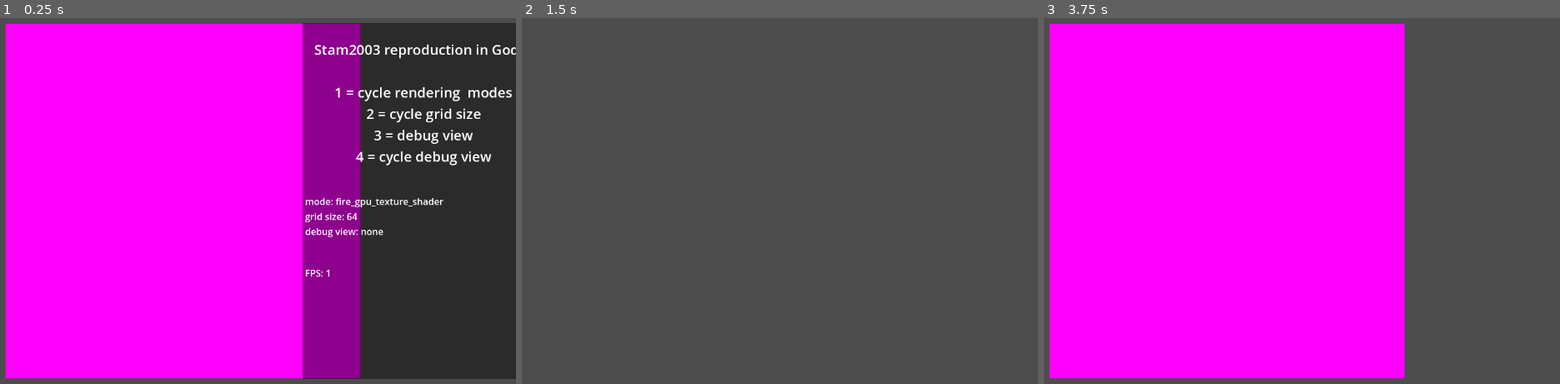
Above: before the commit, frames 1-3 (left to right).
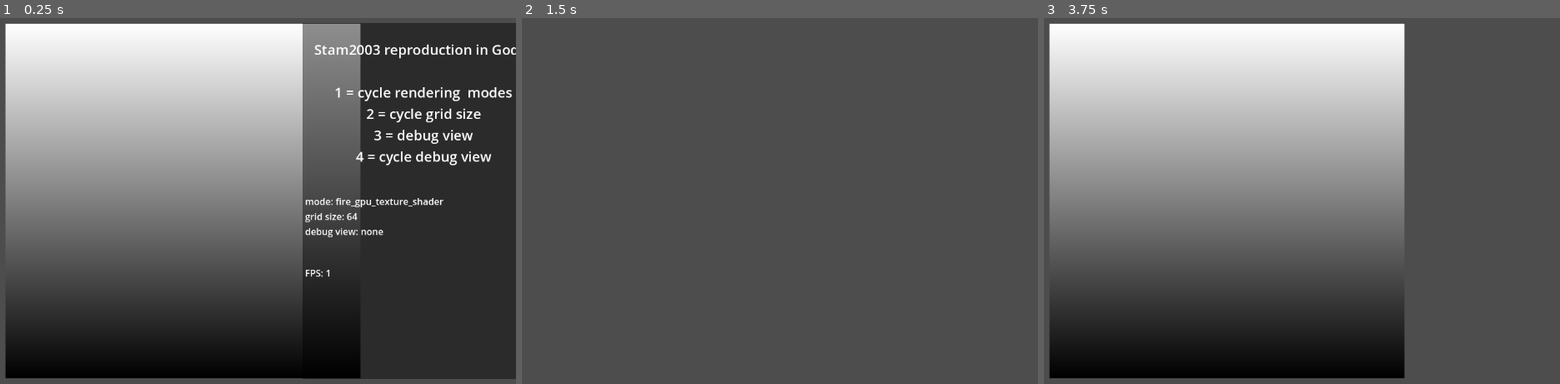
Above: after the commit, the same moments.

Repository: Sohojoe/stam2003-godot
Game: Godot game, scene res://demo.tscn
The game is run twice, just before and just after one commit, with the same random seed, the same clock (stepped at 60 frames per second) and the same inputs.
Inputs (mouse positions are in pixels of both pictures, inside the frame that each line leads up to):
- Up to frame 1 (0.25 s): no input
- Up to frame 2 (1.5 s): tap Enter at 0.5 s; move the mouse to (852, 182) at 0.52 s; tap 2 (cycle_grid_size) at 0.6 s; click (852, 182) at 0.67 s; tap R (restart) at 1.25 s; move the mouse to (573, 219) at 1.27 s; tap 1 (cycle_mode) at 1.35 s; click (573, 219) at 1.42 s
- Up to frame 3 (3.75 s): tap R (restart) at 2, 2.75, 3.5 s; move the mouse to (1291, 116) at 2.02 s; tap V (toggle_view) at 2.1 s; click (1291, 116) at 2.17 s; move the mouse to (1193, 274) at 2.77 s; tap 2 (cycle_grid_size) at 2.85 s; click (1193, 274) at 2.92 s; move the mouse to (1425, 255) at 3.52 s; tap 1 (cycle_mode) at 3.6 s; click (1425, 255) at 3.67 s

The runs differ from the first frame. In frame 1, 67% of the frame differs, in the area x 0-70%, y 1-99%; in frame 2, nothing differs; in frame 3, 67%.
Error in both runs: Cannot call method 'storage_buffer_create' on a null value. (res://components/stam_compute_shader/scripts/fuild_compute_shader_cpu.gd:135)

Commit message:
set shader

Diff:
--- a/components/stam_compute_shader/fire_texture_gpu.tscn
+++ b/components/stam_compute_shader/fire_texture_gpu.tscn
@@ -1,16 +1,42 @@
-[gd_scene load_steps=4 format=3 uid="uid://cqa7gukfvd5h6"]
+[gd_scene load_steps=6 format=3 uid="uid://cqa7gukfvd5h6"]
 
 [ext_resource type="Script" path="res://components/stam_compute_shader/scripts/fuild_texture_shader_gpu.gd" id="1_eqc0t"]
+[ext_resource type="Shader" path="res://components/stam_compute_shader/texture_shaders/view_t.gdshader" id="2_bdj5q"]
 [ext_resource type="Script" path="res://components/stam_compute_shader/scripts/view_gpu_texture_shader.gd" id="2_ntif3"]
 
-[sub_resource type="ViewportTexture" id="ViewportTexture_ejric"]
+[sub_resource type="ShaderMaterial" id="ShaderMaterial_3frk7"]
+shader = ExtResource("2_bdj5q")
+shader_parameter/numX = null
+shader_parameter/numY = null
+shader_parameter/viewX = null
+shader_parameter/viewY = null
+
+[sub_resource type="ViewportTexture" id="ViewportTexture_c65w0"]
 viewport_path = NodePath("view gpu texture shader/@SubViewport@17251")
 
 [node name="Fire GPU Texture Shader" type="Node2D"]
 script = ExtResource("1_eqc0t")
+skip_gi_rendering = null
+di_debug_view = null
+debug_div_color_scale = null
+debug_p_color_scale = null
+debug_uv_color_scale = null
+grid_size_n = null
+campfire_width = null
+campfire_height = null
+add_perturbance_probability = null
+num_iters_projection = null
+num_iters_diffuse = null
+diffuse_visc_value = null
+diffuse_diff_value = null
+wind = null
+min_dt = null
+max_dt = null
+paused = null
 
 [node name="view gpu texture shader" type="Sprite2D" parent="."]
-texture = SubResource("ViewportTexture_ejric")
+material = SubResource("ShaderMaterial_3frk7")
+texture = SubResource("ViewportTexture_c65w0")
 offset = Vector2(1.45519e-11, 1.45519e-11)
 flip_v = true
 script = ExtResource("2_ntif3")
--- a/components/stam_compute_shader/texture_shaders/view_t.gdshader
+++ b/components/stam_compute_shader/texture_shaders/view_t.gdshader
@@ -33,5 +33,5 @@
 
 void fragment() {
 	// Called for every pixel the material is visible on.
-	COLOR = vec4(1.0, 0, 1.0, 1.0);
+	COLOR = vec4(UV.y, UV.y, UV.y, 1.0);
 }
